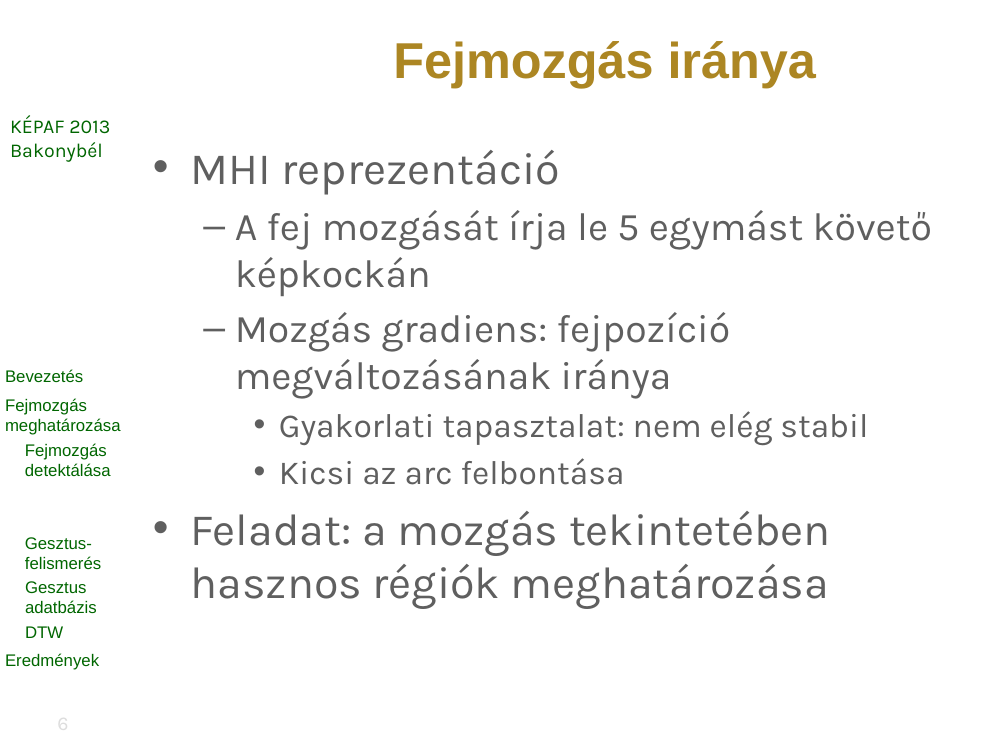
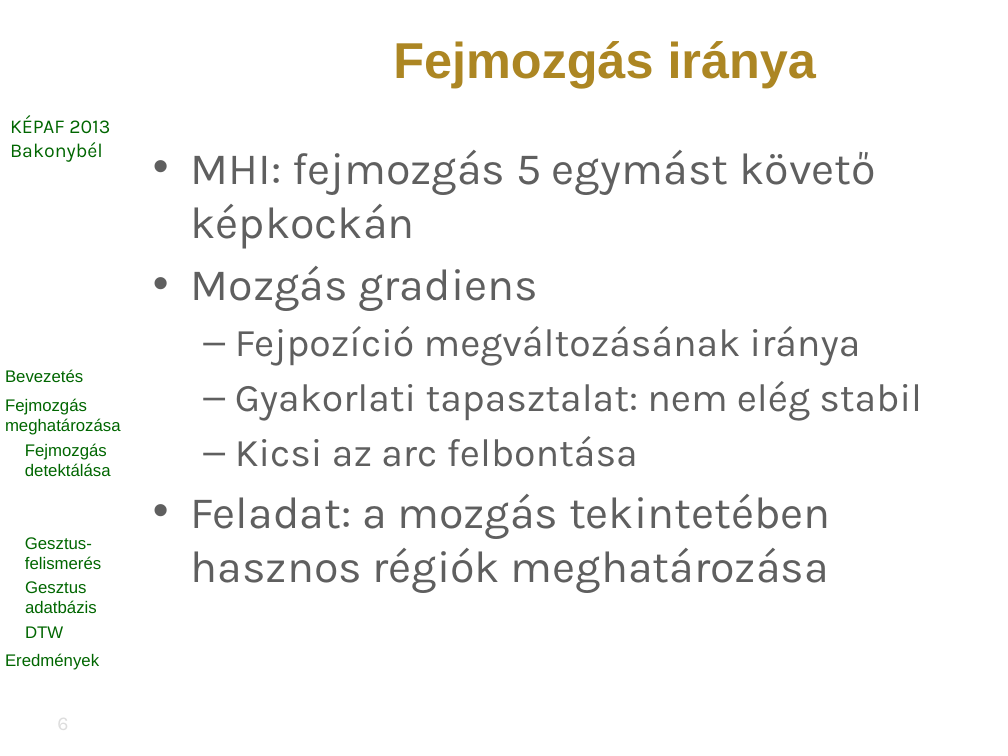
Before and after one commit to vohoaiviet/face-gesture-api, a slide deck: slide 6 of HeadMovement/research/kepaf/ppt/bertok.kornel.kepaf.2013.pptx. Drawn at 1008x756 pixels with LibreOffice and Linux fonts; fonts in the diff are those of the drawing; background and template pictures are left out. Boxes give left, top, right and bottom in pixels: in the first picture for what was removed or moved away, otherwise in the second. Text is boxed around its words. In the diff, an @@ line names an element or a change of style, - is before the commit and + after.

```diff
--- a/HeadMovement/research/kepaf/ppt/bertok.kornel.kepaf.2013.pptx
+++ b/HeadMovement/research/kepaf/ppt/bertok.kornel.kepaf.2013.pptx
@@ text at bbox=[191, 150, 875, 366]: text changed; size 28 to 32 pt @@
-• MHI reprezentáció
-  – A fej mozgását írja le 5 egymást követő képkockán
-  – Mozgás gradiens: fejpozíció megváltozásának iránya
+• MHI: fejmozgás 5 egymást követő képkockán
+• Mozgás gradiens
+  – Fejpozíció megváltozásának iránya
@@ text at bbox=[235, 381, 922, 467]: size 24 to 28 pt in "Gyakorlati tapasztalat: nem elég stabil", "Kicsi az arc felbontása"; bullet • to –; list level 3 to 2 in "Gyakorlati tapasztalat: nem elég stabil"; list level 3 to 2 in "Kicsi az arc felbontása" @@
```
Also in this commit, not shown: 6 other slides changed, 1 other file.
